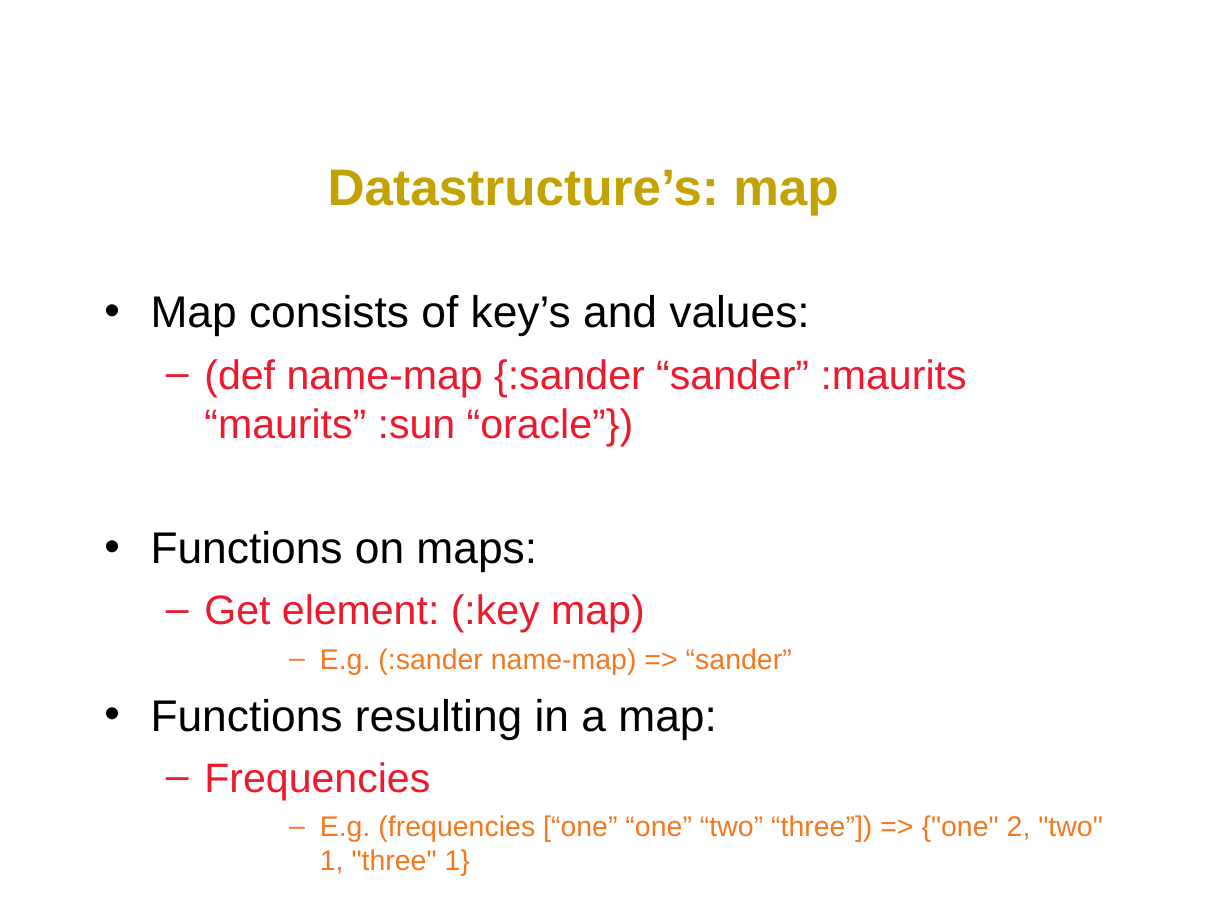
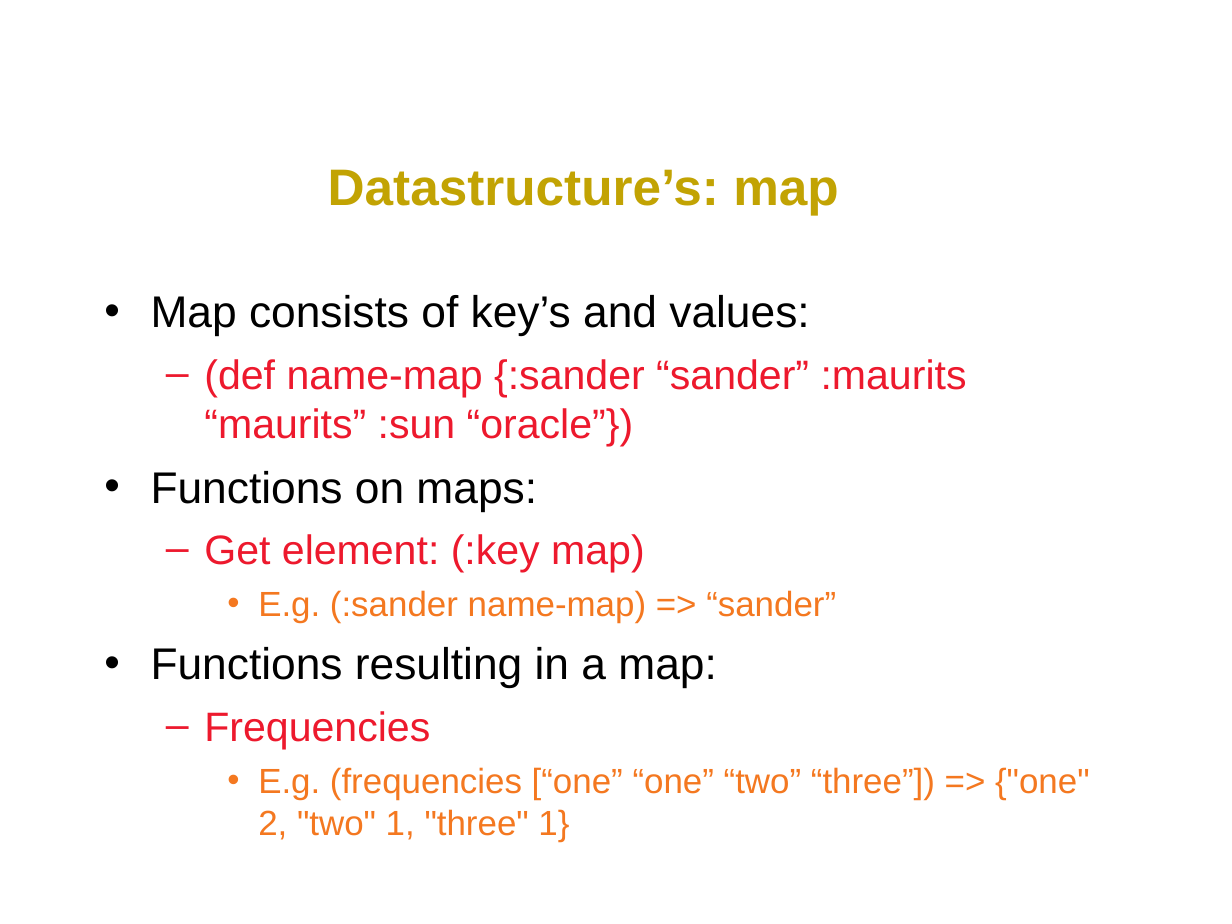
Before and after one commit to svdberg/ClojureJFall2011, a slide deck: slide 11 of ClojureWorkshop.ppt (slide 10 before the commit). Drawn at 1232x924 pixels with LibreOffice and Linux fonts; fonts in the diff are those of the drawing; background and template pictures are left out. Boxes give left, top, right and bottom in pixels: in the first picture for what was removed or moved away, otherwise in the second. Text is boxed around its words. In the diff, an @@ line names an element or a change of style, - is before the commit and + after.

```diff
--- a/ClojureWorkshop.ppt
+++ b/ClojureWorkshop.ppt
@@ text at box(258, 590, 1090, 842): size 16.6 to 20.4 pt in "E.g. (:sander name-map) => “sander”", "E.g. (frequencies [“one” “one” “two” “three”]) => ..."; bullet – to •; list level 4 to 3 in "E.g. (:sander name-map) => “sander”"; list level 4 to 3 in "E.g. (frequencies [“one” “one” “two” ..." @@
```
Also in this commit, not shown: 4 other slides changed, 1 slide added, 1 other file.
